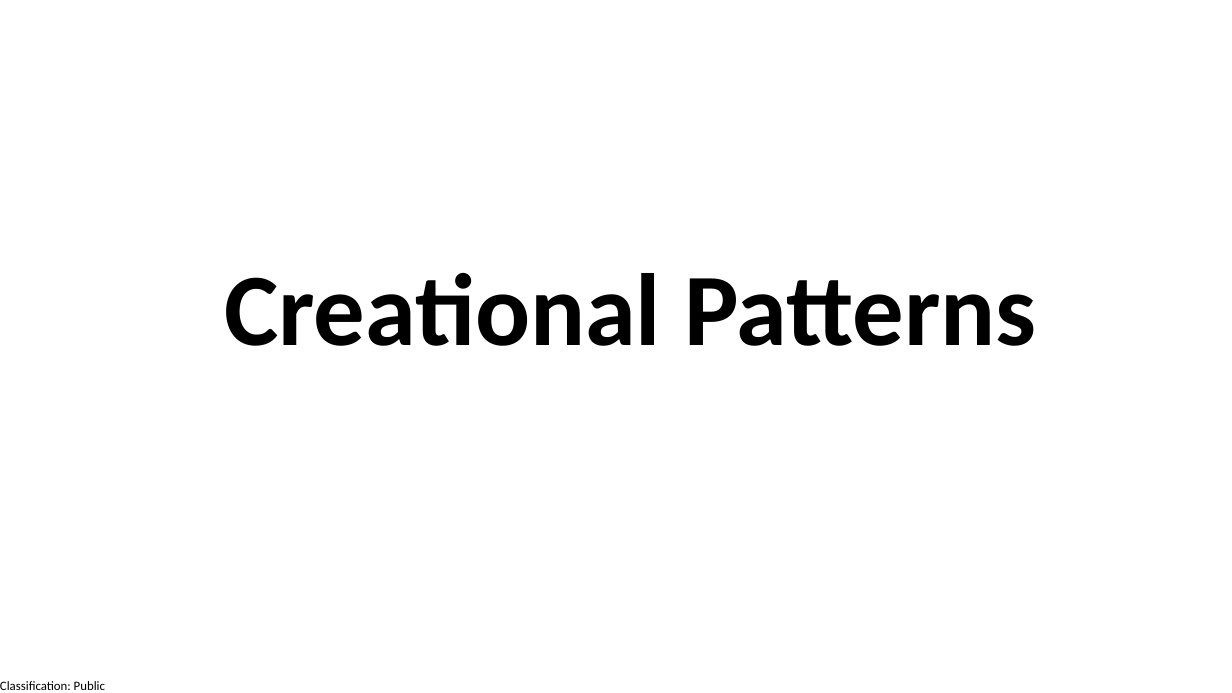
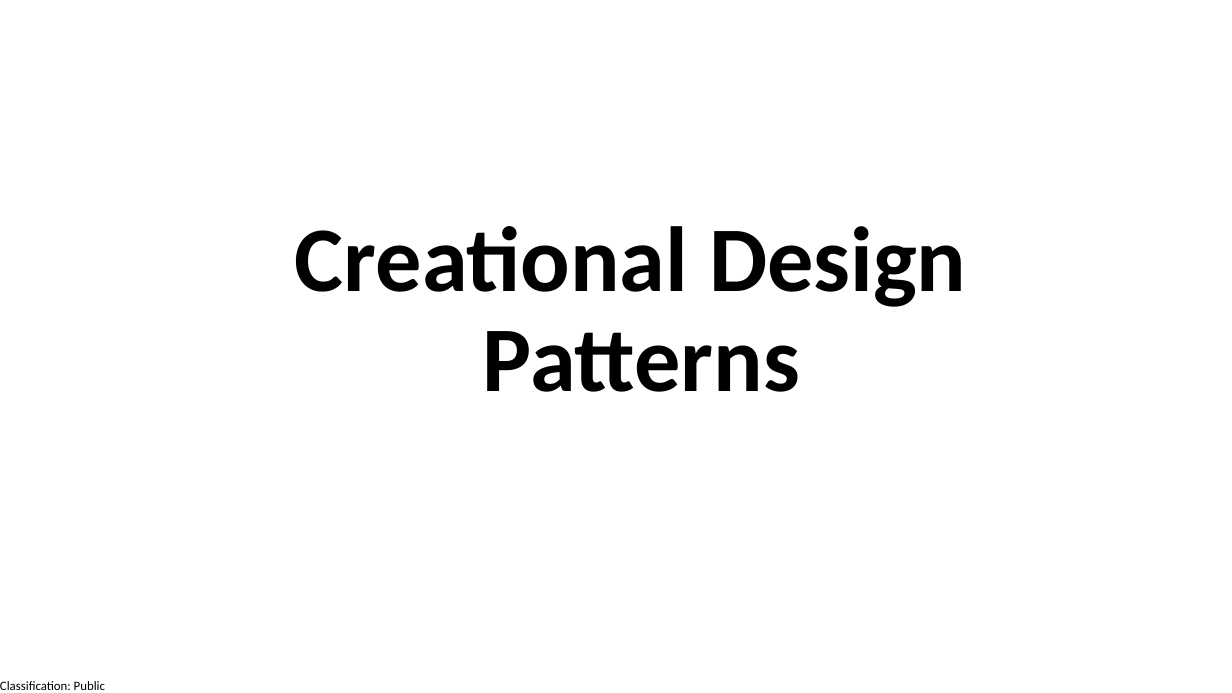
Before and after one commit to manaswiniray/DesignPatterns, a slide deck: slide 2 of DesignPatterns.pptx. Drawn at 1232x693 pixels with LibreOffice and Linux fonts; fonts in the diff are those of the drawing. Boxes give left, top, right and bottom in pixels: in the first picture for what was removed or moved away, otherwise in the second. Text is boxed around its words. In the diff, an @@ line names an element or a change of style, - is before the commit and + after.

```diff
--- a/DesignPatterns.pptx
+++ b/DesignPatterns.pptx
@@ title at (x1=295, y1=226, x2=966, y2=392): text changed; size 80 to 72 pt @@
-Creational Patterns
+Creational Design
+Patterns
```
Also in this commit, not shown: 2 other slides changed, 2 slides added, 14 other files.
